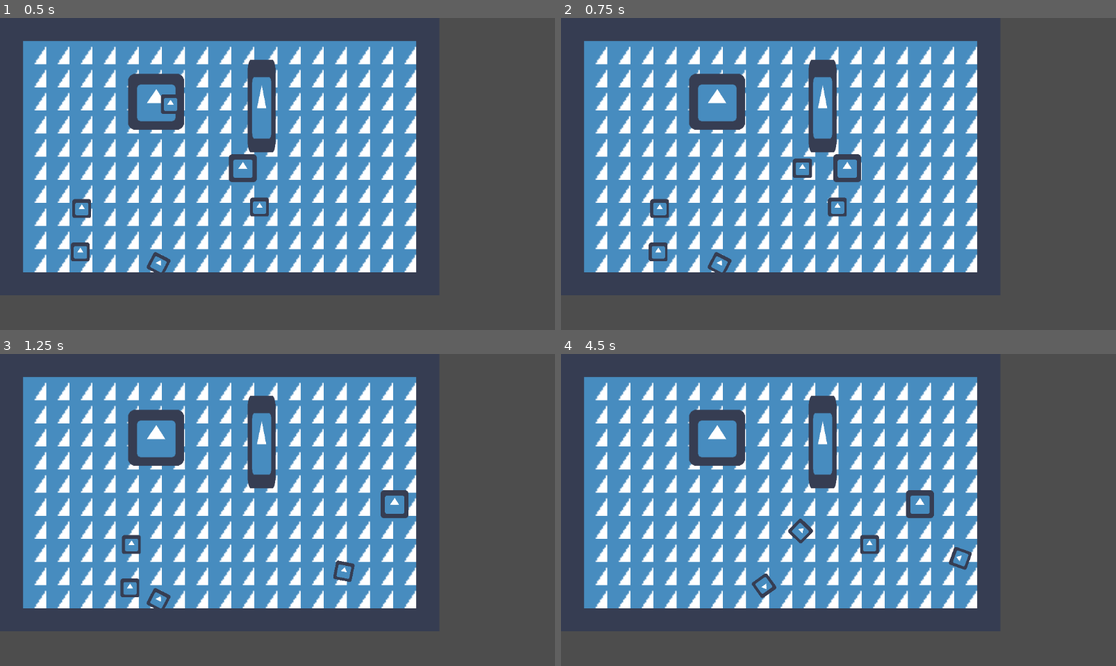
Above: before the commit, frames 1-4 (two rows, left to right).
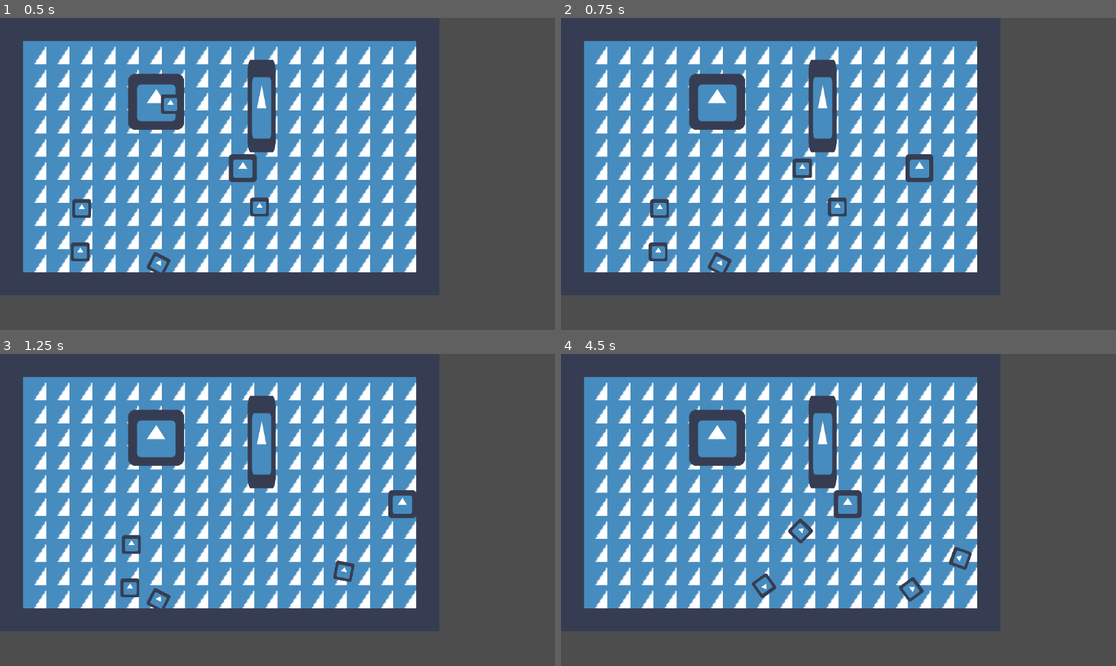
Above: after the commit, the same moments.

Repository: FeniXb3/LaughArena
Game: Godot game, scene res://bulletHellMap.tscn
The game is run twice, just before and just after one commit, with the same random seed, the same clock (stepped at 60 frames per second) and the same inputs. The engine's default icon, where the game draws it, is replaced by a stand-in: a white triangle on a blue panel in a dark square.
Inputs:
- Up to frame 1 (0.5 s): no input
- Up to frame 2 (0.75 s): tap Enter (ui_accept) at 0.5 s; hold Right (ui_right) from 0.53 s (still down)
- Up to frame 3 (1.25 s): keep holding Right (ui_right); tap Enter (ui_accept) at 0.77 s
- Up to frame 4 (4.5 s): tap Enter (ui_accept) at 1.52, 3.02, 3.77 s; release Right (ui_right) at 2.03 s; hold Left (ui_left) 2.03-2.78 s; hold Right (ui_right) 2.78-4.28 s; hold Left (ui_left) from 4.28 s (still down)

Frame 1 is identical in both runs. In frame 2, 0.6% of the frame differs, in the area x 49-68%, y 43-53%; in frame 3, 0.3%; in frame 4, 0.9%, in the area x 49-68%, y 43-80%.

Commit message:
lekko zmodyfikowany skrypt movementu

Diff:
--- a/player2.gd
+++ b/player2.gd
@@ -1,5 +1,11 @@
 extends CharacterBody2D
 
+@export var speed = 400
+
+func get_input():
+	var input_direction = Input.get_vector("move_left", "move_right", "move_up", "move_down")
+	velocity = input_direction * speed
+
 func _physics_process(delta):
-	velocity = Input.get_vector("ui_left", "ui_right", "ui_up", "ui_down") * 150
+	get_input()
 	move_and_slide()
--- a/project.godot
+++ b/project.godot
@@ -26,6 +26,30 @@
 "events": [Object(InputEventKey,"resource_local_to_scene":false,"resource_name":"","device":-1,"window_id":0,"alt_press …(182 unchanged characters)…
 ]
 }
+move_up={
+"deadzone": 0.5,
+"events": [Object(InputEventKey,"resource_local_to_scene":false,"resource_name":"","device":-1,"window_id":0,"alt_pressed":false,"shift_pressed":false,"ctrl_pressed":false,"meta_pressed":false,"pressed":false,"keycode":0,"physical_keycode":87,"key_label":0,"unicode":119,"echo":false,"script":null)
+, Object(InputEventKey,"resource_local_to_scene":false,"resource_name":"","device":-1,"window_id":0,"alt_pressed":false,"shift_pressed":false,"ctrl_pressed":false,"meta_pressed":false,"pressed":false,"keycode":0,"physical_keycode":4194320,"key_label":0,"unicode":0,"echo":false,"script":null)
+]
+}
+move_down={
+"deadzone": 0.5,
+"events": [Object(InputEventKey,"resource_local_to_scene":false,"resource_name":"","device":-1,"window_id":0,"alt_pressed":false,"shift_pressed":false,"ctrl_pressed":false,"meta_pressed":false,"pressed":false,"keycode":0,"physical_keycode":83,"key_label":0,"unicode":115,"echo":false,"script":null)
+, Object(InputEventKey,"resource_local_to_scene":false,"resource_name":"","device":-1,"window_id":0,"alt_pressed":false,"shift_pressed":false,"ctrl_pressed":false,"meta_pressed":false,"pressed":false,"keycode":0,"physical_keycode":4194322,"key_label":0,"unicode":0,"echo":false,"script":null)
+]
+}
+move_left={
+"deadzone": 0.5,
+"events": [Object(InputEventKey,"resource_local_to_scene":false,"resource_name":"","device":-1,"window_id":0,"alt_pressed":false,"shift_pressed":false,"ctrl_pressed":false,"meta_pressed":false,"pressed":false,"keycode":0,"physical_keycode":65,"key_label":0,"unicode":97,"echo":false,"script":null)
+, Object(InputEventKey,"resource_local_to_scene":false,"resource_name":"","device":-1,"window_id":0,"alt_pressed":false,"shift_pressed":false,"ctrl_pressed":false,"meta_pressed":false,"pressed":false,"keycode":0,"physical_keycode":4194319,"key_label":0,"unicode":0,"echo":false,"script":null)
+]
+}
+move_right={
+"deadzone": 0.5,
+"events": [Object(InputEventKey,"resource_local_to_scene":false,"resource_name":"","device":-1,"window_id":0,"alt_pressed":false,"shift_pressed":false,"ctrl_pressed":false,"meta_pressed":false,"pressed":false,"keycode":0,"physical_keycode":68,"key_label":0,"unicode":100,"echo":false,"script":null)
+, Object(InputEventKey,"resource_local_to_scene":false,"resource_name":"","device":-1,"window_id":0,"alt_pressed":false,"shift_pressed":false,"ctrl_pressed":false,"meta_pressed":false,"pressed":false,"keycode":0,"physical_keycode":4194321,"key_label":0,"unicode":0,"echo":false,"script":null)
+]
+}
 
 [layer_names]
 
